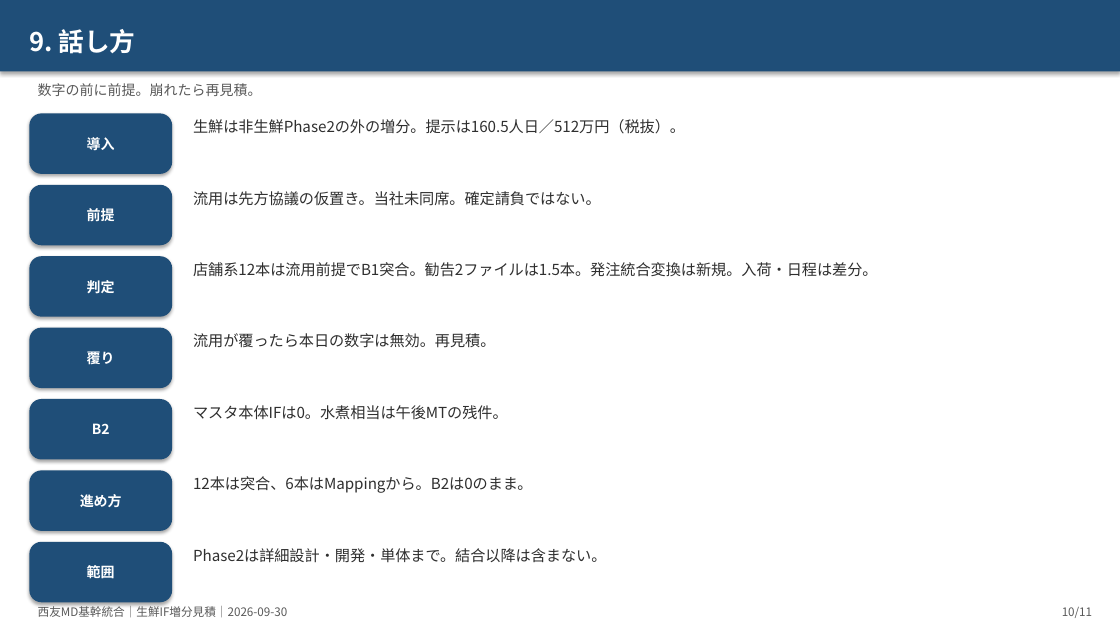
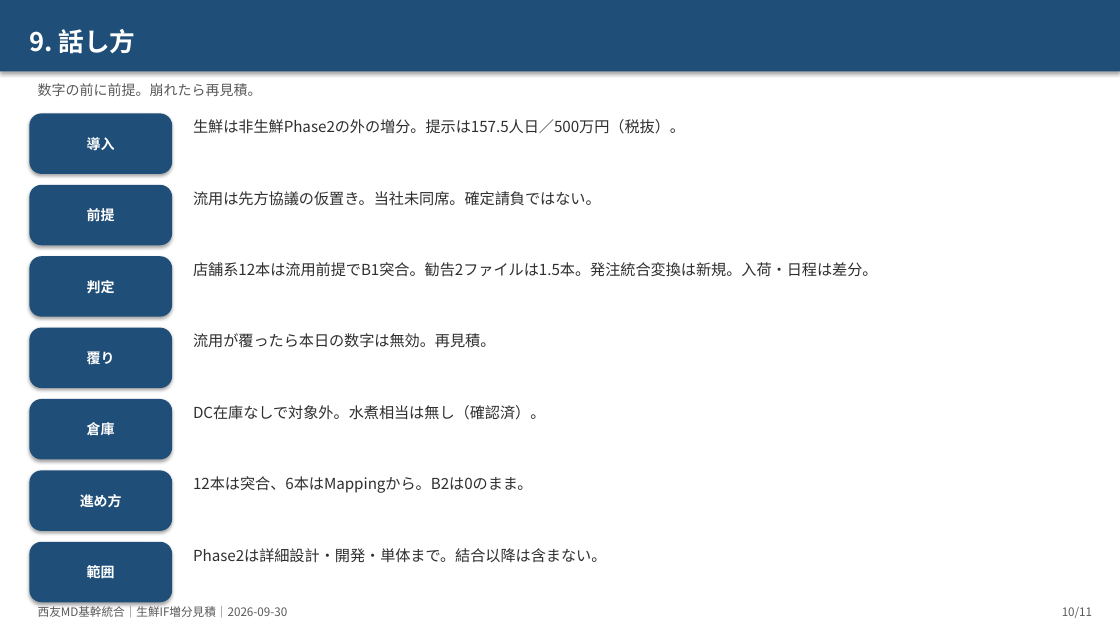
Before and after one commit to ZangPengshi-TREC/Zang_TreC, a slide deck: slide 10 of PMI/Sinops/phase2-detail-design/sources/20260921-生鮮IF増分見積/【説明】生鮮IF増分_標準案見積_リスク着眼_20260921.pptx. Drawn at 1120x630 pixels with LibreOffice and Linux fonts; fonts in the diff are those of the drawing. Boxes give left, top, right and bottom in pixels: in the first picture for what was removed or moved away, otherwise in the second. Text is boxed around its words. In the diff, an @@ line names an element or a change of style, - is before the commit and + after.

```diff
--- a/PMI/Sinops/phase2-detail-design/sources/20260921-生鮮IF増分見積/【説明】生鮮IF増分_標準案見積_リスク着眼_20260921.pptx
+++ b/PMI/Sinops/phase2-detail-design/sources/20260921-生鮮IF増分見積/【説明】生鮮IF増分_標準案見積_リスク着眼_20260921.pptx
@@ text at <box>193,119,685,134</box>: text changed @@
-生鮮は非生鮮Phase2の外の増分。提示は160.5人日／512万円（税抜）。
+生鮮は非生鮮Phase2の外の増分。提示は157.5人日／500万円（税抜）。
@@ text at <box>193,405,545,420</box>: text changed @@
-マスタ本体IFは0。水煮相当は午後MTの残件。
+DC在庫なしで対象外。水煮相当は無し（確認済）。
@@ text in rounded rectangle at <box>87,421,115,439</box>: text changed @@
-B2
+倉庫
```
Also in this commit, not shown: 8 other slides changed, 18 other files.
